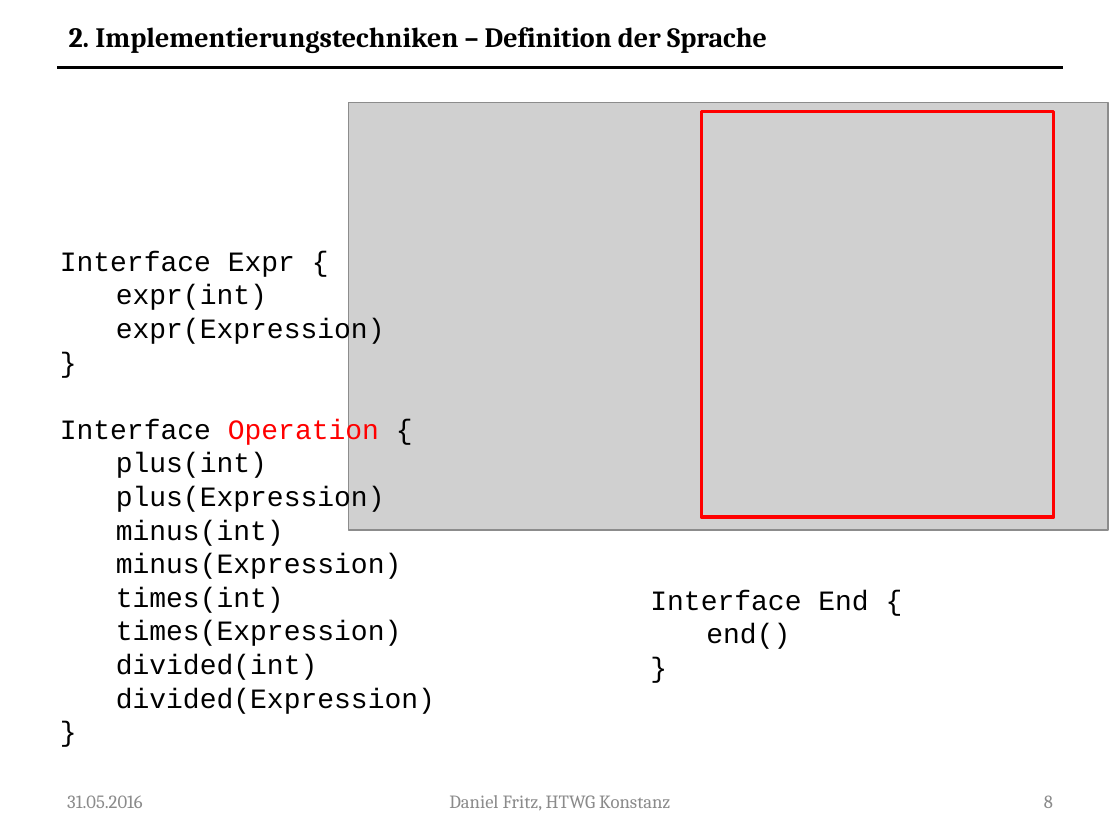
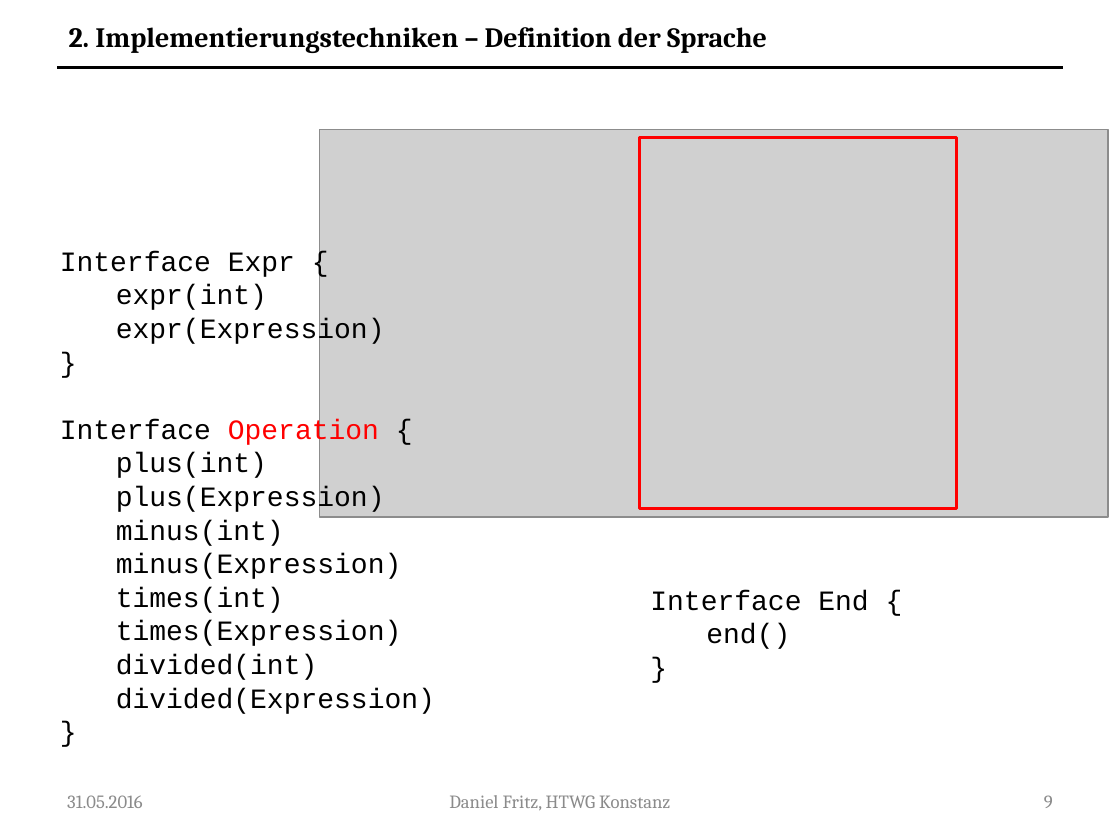
Before and after one commit to Guldenbart/MA, a slide deck: slide 9 of ppt/MA.pptx (slide 8 before the commit). Drawn at 1120x840 pixels with LibreOffice and Linux fonts; fonts in the diff are those of the drawing; grey boxes stand for pictures. Boxes give left, top, right and bottom in pixels: in the first picture for what was removed or moved away, otherwise in the second. Text is boxed around its words. In the diff, an @@ line names an element or a change of style, - is before the commit and + after.

```diff
--- a/ppt/MA.pptx
+++ b/ppt/MA.pptx
@@ picture: place and size @@
-picture at [348,103,1108,531]
+picture at [319,130,1108,517]
@@ rectangle: place and size @@
-rectangle at [701,111,1054,516]
+rectangle at [640,138,956,508]
@@ page number at [1044,795,1053,808]: text changed @@
-8
+9
```
Also in this commit, not shown: 12 other slides changed, 11 slides added.
